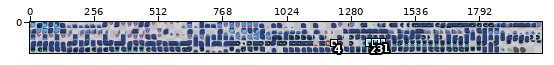
A sprite sheet gets an edit: public/images/spritesheet.png. Above, an overview of the earlier version with the close-up marked.
Close-up. Earlier state:
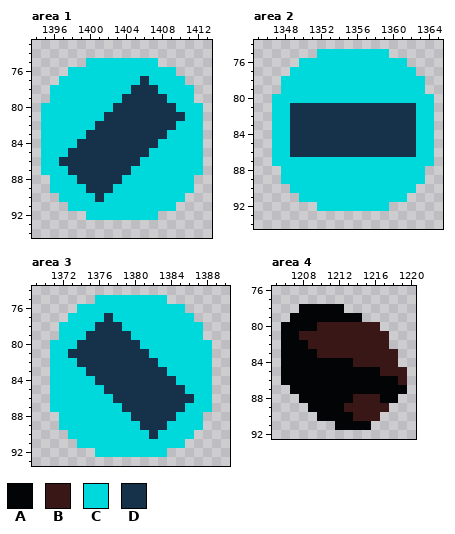
The file is 2040x122 pixels. Colours within 5 levels of each other are drawn and written as one. Shown: area 1: x 1394..1413, y 73..94; area 2: x 1345..1365, y 74..94; area 3: x 1369..1390, y 74..93; area 4: x 1205..1220, y 76..92. The commit also changed other parts of the picture, which this record leaves out.
Palette (. is transparent): A #030405  B #391717  C #00d9dc  D #16314a
Now the later version:
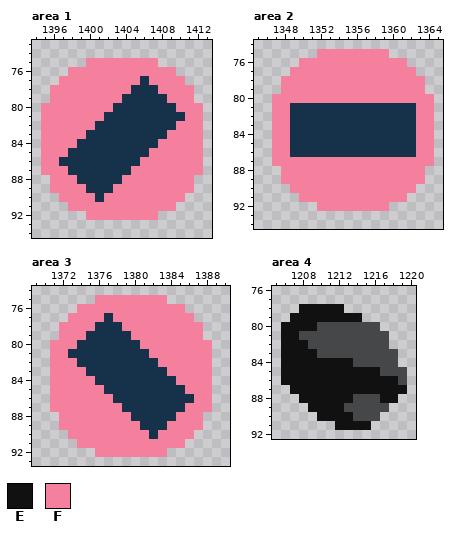
Colours new in this view: E #111111  F #f4809d
From old to new:
@@ palette @@
-B #391717
+B #454748
--- area 1
@@ x 1394..1413 @@
 74 ....................
-75 ......CCCCCCCC......
-76 ....CCCCCCCCCCCC....
-77 ...CCCCCCCCCDCCCC...
-78 ..CCCCCCCCCDDDCCCC..
-79 ..CCCCCCCCDDDDDCCC..
-80 .CCCCCCCCDDDDDDDCCC.
-81 .CCCCCCCDDDDDDDDDCC.
-82 .CCCCCCDDDDDDDDDCCC.
-83 .CCCCCDDDDDDDDDCCCC.
-84 .CCCCDDDDDDDDDCCCCC.
-85 .CCCDDDDDDDDDCCCCCC.
-86 .CCDDDDDDDDDCCCCCCC.
-87 .CCCDDDDDDDCCCCCCCC.
-88 ..CCCDDDDDCCCCCCCC..
-89 ..CCCCDDDCCCCCCCCC..
-90 ...CCCCDCCCCCCCCC...
-91 ....CCCCCCCCCCCC....
-92 ......CCCCCCCC......
+75 ......FFFFFFFF......
+76 ....FFFFFFFFFFFF....
+77 ...FFFFFFFFFDFFFF...
+78 ..FFFFFFFFFDDDFFFF..
+79 ..FFFFFFFFDDDDDFFF..
+80 .FFFFFFFFDDDDDDDFFF.
+81 .FFFFFFFDDDDDDDDDFF.
+82 .FFFFFFDDDDDDDDDFFF.
+83 .FFFFFDDDDDDDDDFFFF.
+84 .FFFFDDDDDDDDDFFFFF.
+85 .FFFDDDDDDDDDFFFFFF.
+86 .FFDDDDDDDDDFFFFFFF.
+87 .FFFDDDDDDDFFFFFFFF.
+88 ..FFFDDDDDFFFFFFFF..
+89 ..FFFFDDDFFFFFFFFF..
+90 ...FFFFDFFFFFFFFF...
+91 ....FFFFFFFFFFFF....
+92 ......FFFFFFFF......
 93 ....................
--- area 2
@@ x 1345..1365 @@
 74 .....................
-75 .......CCCCCCCC......
-76 .....CCCCCCCCCCCC....
-77 ....CCCCCCCCCCCCCC...
-78 ...CCCCCCCCCCCCCCCC..
-79 ...CCCCCCCCCCCCCCCC..
-80 ..CCCCCCCCCCCCCCCCCC.
-81 ..CCDDDDDDDDDDDDDDCC.
-82 ..CCDDDDDDDDDDDDDDCC.
-83 ..CCDDDDDDDDDDDDDDCC.
-84 ..CCDDDDDDDDDDDDDDCC.
-85 ..CCDDDDDDDDDDDDDDCC.
-86 ..CCDDDDDDDDDDDDDDCC.
-87 ..CCCCCCCCCCCCCCCCCC.
-88 ...CCCCCCCCCCCCCCCC..
-89 ...CCCCCCCCCCCCCCCC..
-90 ....CCCCCCCCCCCCCC...
-91 .....CCCCCCCCCCCC....
-92 .......CCCCCCCC......
+75 .......FFFFFFFF......
+76 .....FFFFFFFFFFFF....
+77 ....FFFFFFFFFFFFFF...
+78 ...FFFFFFFFFFFFFFFF..
+79 ...FFFFFFFFFFFFFFFF..
+80 ..FFFFFFFFFFFFFFFFFF.
+81 ..FFDDDDDDDDDDDDDDFF.
+82 ..FFDDDDDDDDDDDDDDFF.
+83 ..FFDDDDDDDDDDDDDDFF.
+84 ..FFDDDDDDDDDDDDDDFF.
+85 ..FFDDDDDDDDDDDDDDFF.
+86 ..FFDDDDDDDDDDDDDDFF.
+87 ..FFFFFFFFFFFFFFFFFF.
+88 ...FFFFFFFFFFFFFFFF..
+89 ...FFFFFFFFFFFFFFFF..
+90 ....FFFFFFFFFFFFFF...
+91 .....FFFFFFFFFFFF....
+92 .......FFFFFFFF......
 93 .....................
--- area 3
@@ x 1369..1390 @@
 74 ......................
-75 .......CCCCCCCC.......
-76 .....CCCCCCCCCCCC.....
-77 ....CCCCDCCCCCCCCC....
-78 ...CCCCDDDCCCCCCCCC...
-79 ...CCCDDDDDCCCCCCCC...
-80 ..CCCDDDDDDDCCCCCCCC..
-81 ..CCDDDDDDDDDCCCCCCC..
-82 ..CCCDDDDDDDDDCCCCCC..
-83 ..CCCCDDDDDDDDDCCCCC..
-84 ..CCCCCDDDDDDDDDCCCC..
-85 ..CCCCCCDDDDDDDDDCCC..
-86 ..CCCCCCCDDDDDDDDDCC..
-87 ..CCCCCCCCDDDDDDDCCC..
-88 ...CCCCCCCCDDDDDCCC...
-89 ...CCCCCCCCCDDDCCCC...
-90 ....CCCCCCCCCDCCCC....
-91 .....CCCCCCCCCCCC.....
-92 .......CCCCCCCC.......
+75 .......FFFFFFFF.......
+76 .....FFFFFFFFFFFF.....
+77 ....FFFFDFFFFFFFFF....
+78 ...FFFFDDDFFFFFFFFF...
+79 ...FFFDDDDDFFFFFFFF...
+80 ..FFFDDDDDDDFFFFFFFF..
+81 ..FFDDDDDDDDDFFFFFFF..
+82 ..FFFDDDDDDDDDFFFFFF..
+83 ..FFFFDDDDDDDDDFFFFF..
+84 ..FFFFFDDDDDDDDDFFFF..
+85 ..FFFFFFDDDDDDDDDFFF..
+86 ..FFFFFFFDDDDDDDDDFF..
+87 ..FFFFFFFFDDDDDDDFFF..
+88 ...FFFFFFFFDDDDDFFF...
+89 ...FFFFFFFFFDDDFFFF...
+90 ....FFFFFFFFFDFFFF....
+91 .....FFFFFFFFFFFF.....
+92 .......FFFFFFFF.......
 93 ......................
--- area 4
@@ x 1205..1220 @@
 77 ................
-78 ...AAAAA........
-79 ..AAAAAAAA......
-80 .AAAABBBBBBB....
-81 .AABBBBBBBBBB...
-82 .AAABBBBBBBBB...
-83 .AAAABBBBBBBBB..
-84 .AAAAAAAABBBBB..
-85 .AAAAAAAAAAABBB.
-86 .AAAAAAAAAAAAAB.
-87 ..AAAAAAAAAAAAA.
-88 ...AAAAAABBBAA..
-89 ....AAAABBBBB...
-90 .....AAAABBB....
-91 .......AAAA.....
+78 ...EEEEE........
+79 ..EEEEEEEE......
+80 .EEEEBBBBBBB....
+81 .EEBBBBBBBBBB...
+82 .EEEBBBBBBBBB...
+83 .EEEEBBBBBBBBB..
+84 .EEEEEEEEBBBBB..
+85 .EEEEEEEEEEEBBB.
+86 .EEEEEEEEEEEEEB.
+87 ..EEEEEEEEEEEEE.
+88 ...EEEEEEBBBEE..
+89 ....EEEEBBBBB...
+90 .....EEEEBBB....
+91 .......EEEE.....
 92 ................
